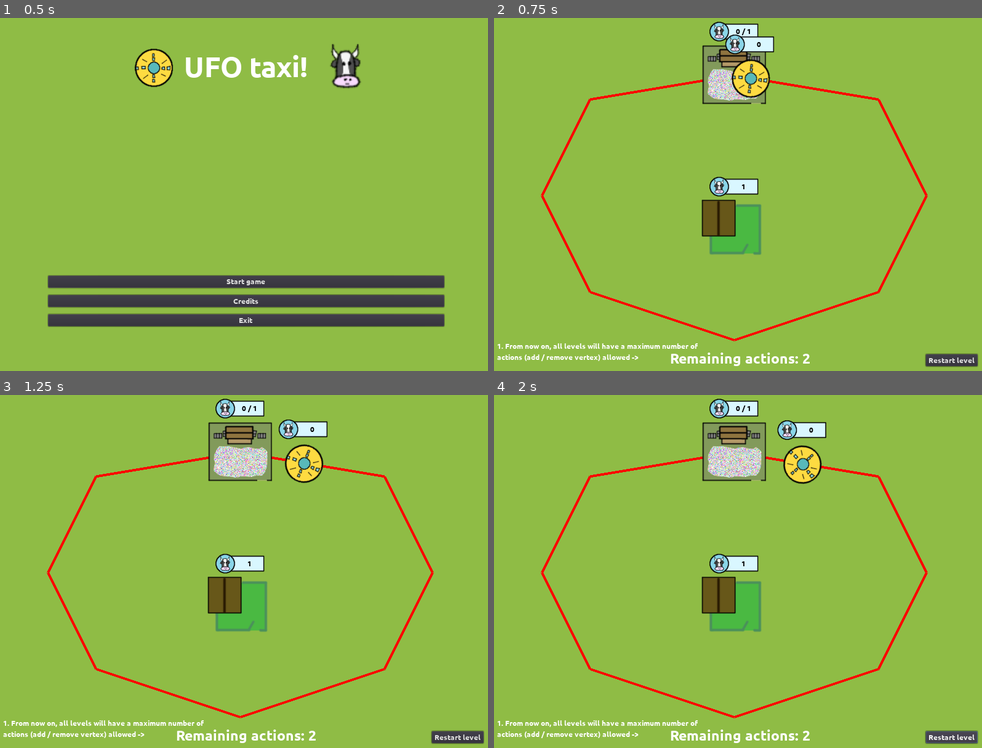
Above: before the commit, frames 1-4 (two rows, left to right).
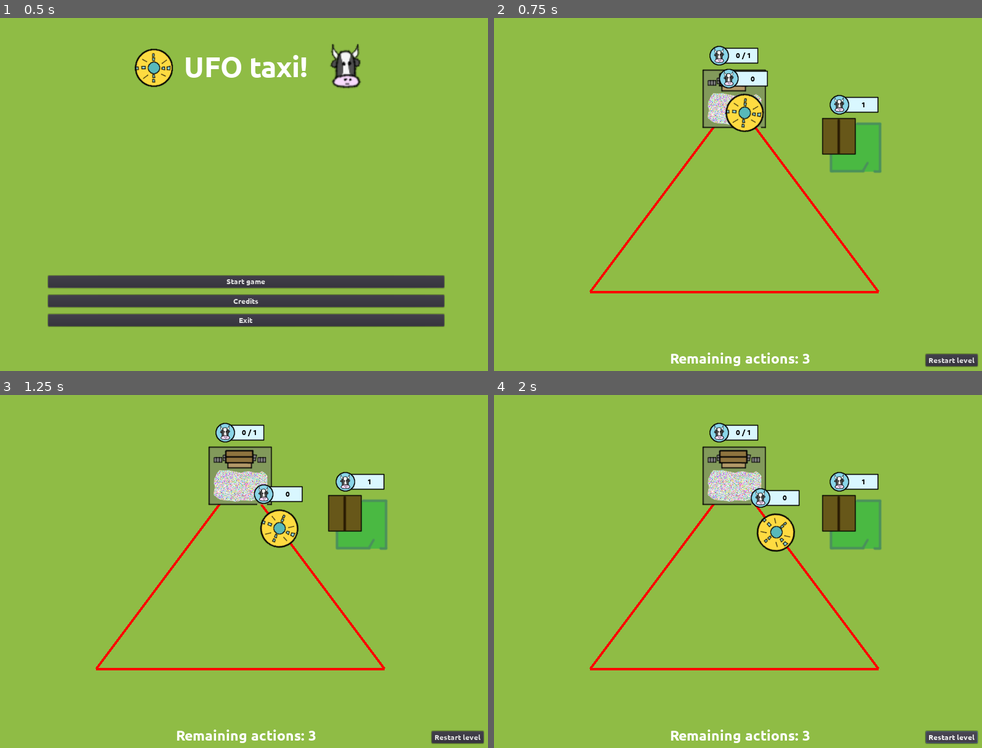
Above: after the commit, the same moments.

Repository: moisesjbc/ufo-taxi
Game: Godot game, scene res://menus/main_menu/main_menu.tscn
Two runs of this game, one before a commit and one after it. Both use one fixed random seed, a clock stepped at 60 frames per second and the inputs below.
Inputs:
- Up to frame 1 (0.5 s): no input
- Up to frame 2 (0.75 s): click "Start game" at 0.5 s
- Up to frame 3 (1.25 s): no input
- Up to frame 4 (2 s): click "Restart level" at 1.25 s

Frame 1 is identical in both runs. In frame 2, 11% of the frame differs, in the area x 0-89%, y 1-98%; in frame 3, 13%; in frame 4, 13%.

Commit message:
Added level 3 (dummy)

Diff:
--- /dev/null
+++ b/godot-project/gameplay/main/levels/3.gd
@@ -0,0 +1,13 @@
+extends Node2D
+
+var railtrack_nodes = [
+	Vector2(500, 200),
+	Vector2(800, 600),
+	Vector2(200, 600)
+]
+
+var pickup_area_positions = [
+	Vector2(750, 300)
+]
+
+var n_remaining_actions = 3
--- a/godot-project/gameplay/main/main.gd
+++ b/godot-project/gameplay/main/main.gd
@@ -7,7 +7,7 @@
 
 
 func _ready():
-	set_current_level(2)
+	set_current_level(3)
 
 
 func _on_railtrack_warning_added(text):
--- a/godot-project/gameplay/main/main.tscn
+++ b/godot-project/gameplay/main/main.tscn
@@ -10,6 +10,7 @@
 [ext_resource path="res://gameplay/main/levels/1.gd" type="Script" id=8]
 [ext_resource path="res://gameplay/main/levels/2.gd" type="Script" id=9]
 [ext_resource path="res://fonts/Ubuntu-B.ttf" type="DynamicFontData" id=10]
+[ext_resource path="res://gameplay/main/levels/3.gd" type="Script" id=11]
 
 [sub_resource type="DynamicFont" id=1]
 size = 30
@@ -144,6 +145,7 @@
 script = ExtResource( 9 )
 
 [node name="1" type="Label" parent="levels/2"]
+visible = false
 margin_left = 6.91144
 margin_top = 703.044
 margin_right = 346.911
@@ -153,6 +155,9 @@
 __meta__ = {
 "_edit_use_anchors_": false
 }
+
+[node name="3" type="Node2D" parent="levels"]
+script = ExtResource( 11 )
 
 [node name="pickup_areas" type="Node2D" parent="."]
 
@@ -176,6 +181,7 @@
 }
 
 [node name="remaining_actions_label" type="Label" parent="gui"]
+visible = false
 anchor_top = 1.0
 anchor_right = 1.0
 anchor_bottom = 1.0
Not shown: 1 places in godot-project/gameplay/main/main.tscn that only renumber resources
